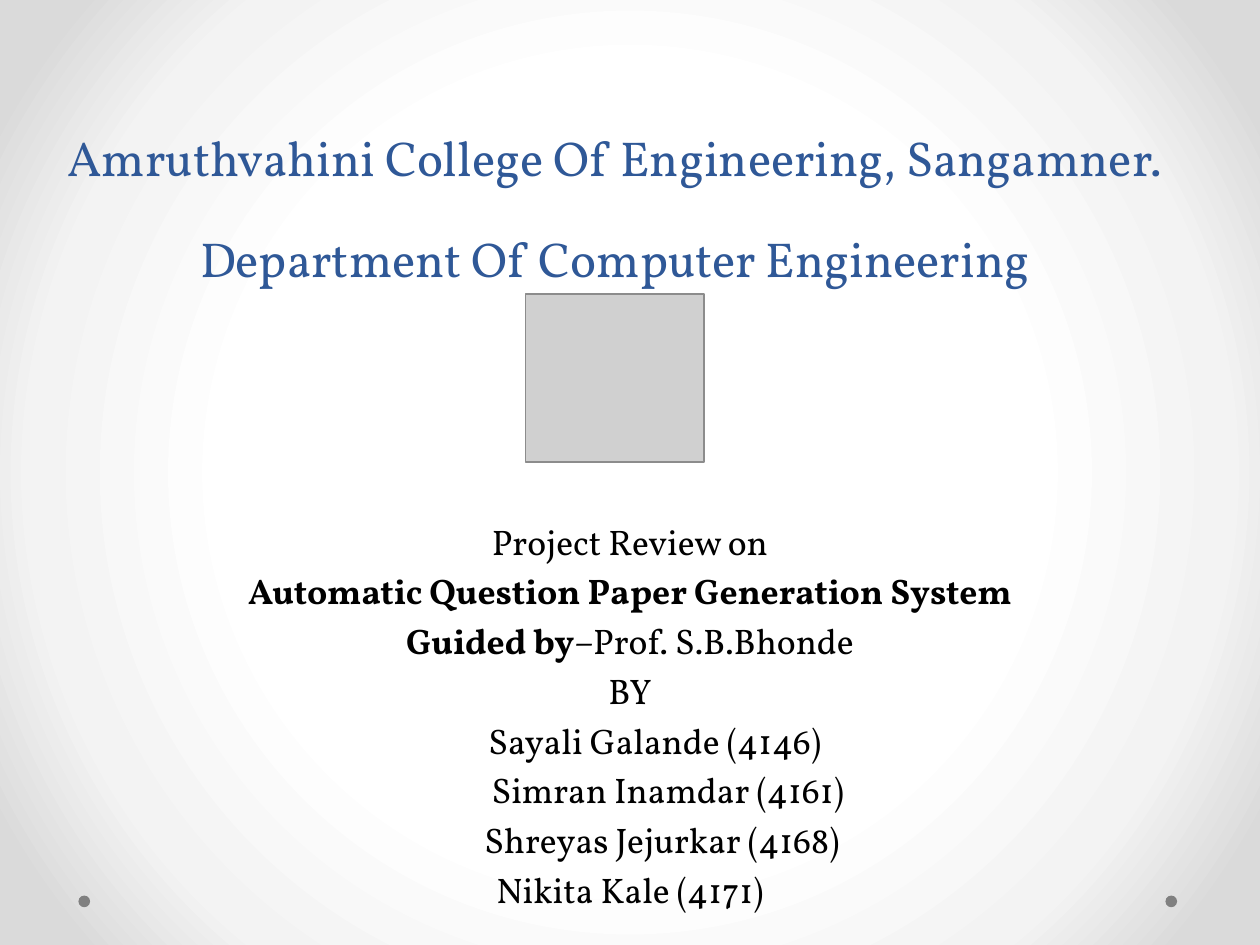
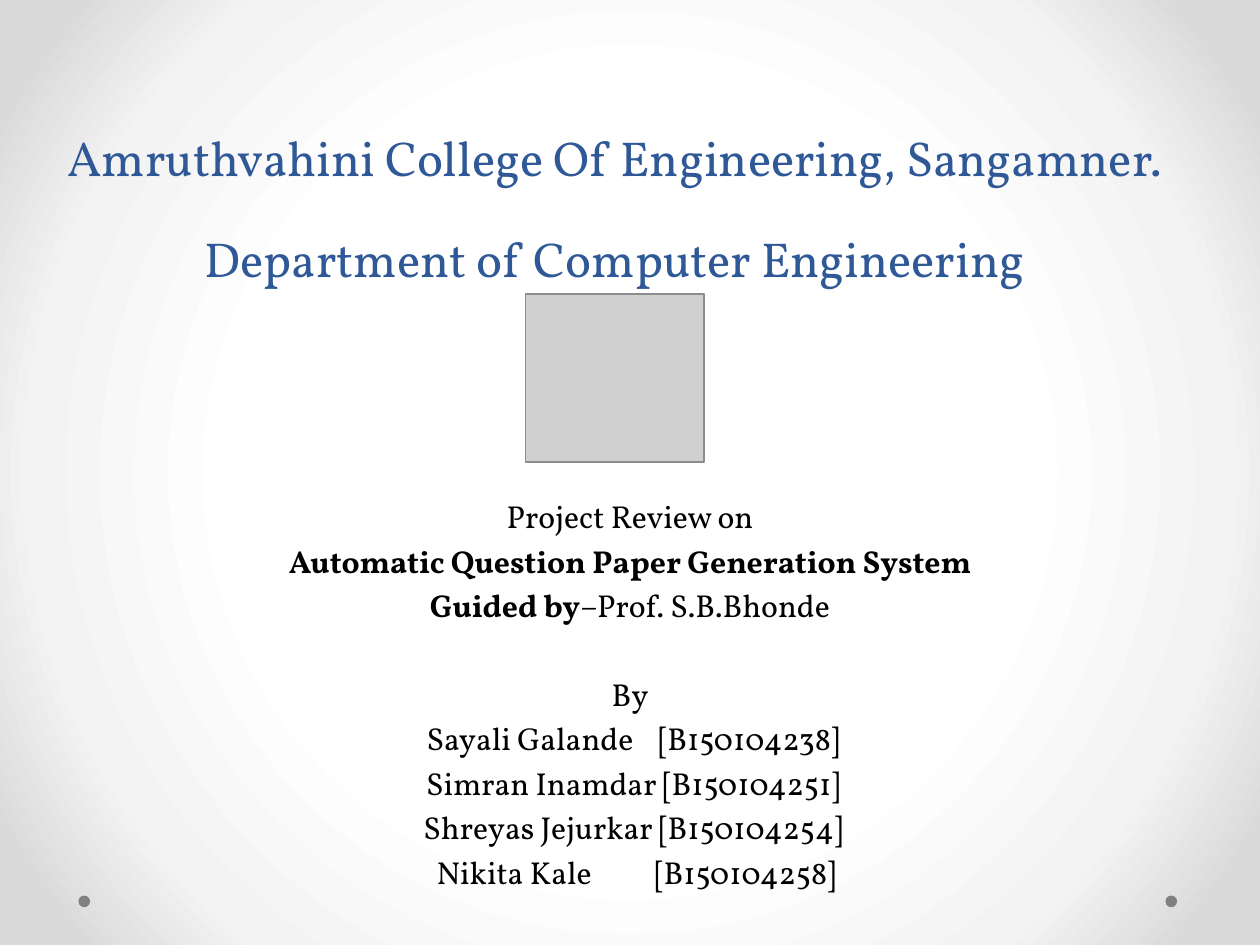
Before and after one commit to ShreyasJejurkar/AutomaticQuestionPaperGeneration, a slide deck: slide 1 of BE project/main ppt.pptx. Drawn at 1260x945 pixels with LibreOffice and Linux fonts; fonts in the diff are those of the drawing; grey boxes stand for pictures. Boxes give left, top, right and bottom in pixels: in the first picture for what was removed or moved away, otherwise in the second. Text is boxed around its words. In the diff, an @@ line names an element or a change of style, - is before the commit and + after.

Commit message:
PPT fixed

```diff
--- a/BE project/main ppt.pptx
+++ b/BE project/main ppt.pptx
@@ title at box(67, 141, 1162, 300): text changed @@
-Amruthvahini College Of Engineering, Sangamner.
-Department Of Computer Engineering
+Amruthvahini College Of Engineering, Sangamner.
+Department of Computer Engineering
@@ text at box(289, 506, 971, 625): size 20.3 to 18.1 pt in "Project Review on", "Automatic Question Paper Generation System", "Guided by–Prof. S.B.Bhonde" @@
@@ text at box(423, 684, 843, 893): text changed; size 20.3 to 18.1 pt @@
-BY
-Sayali Galande (4146)
-Simran Inamdar (4161)
-Shreyas Jejurkar (4168)
-Nikita Kale (4171)
+By
+Sayali Galande [B150104238]
+Simran Inamdar [B150104251]
+Shreyas Jejurkar [B150104254]
+Nikita Kale [B150104258]
```
Also in this commit, not shown: 2 other slides changed, 1 slide removed, 3 other files.
